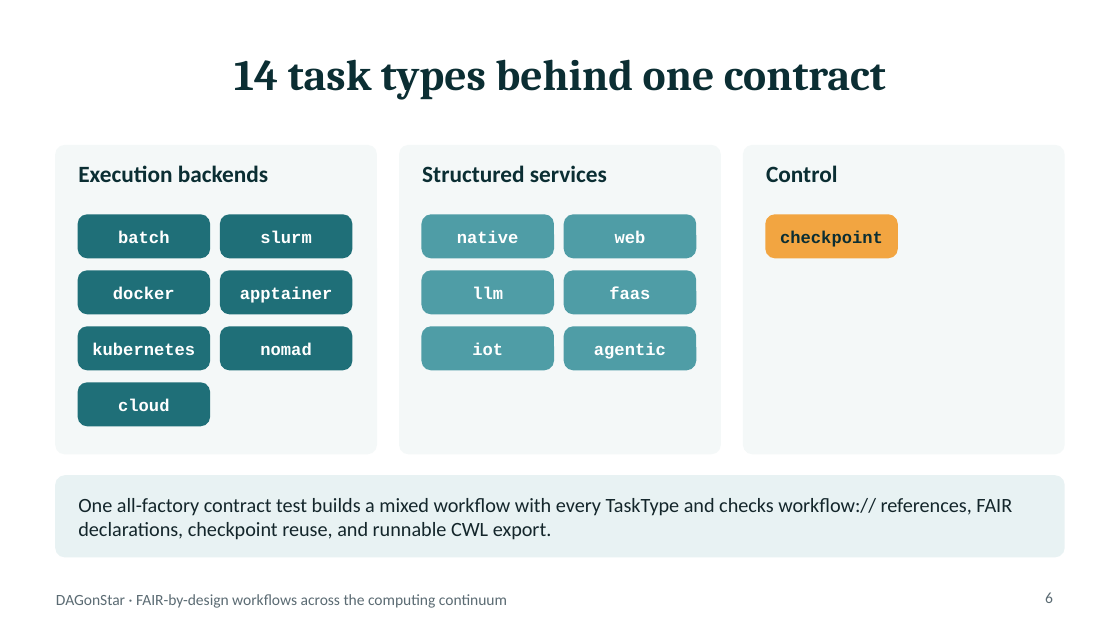
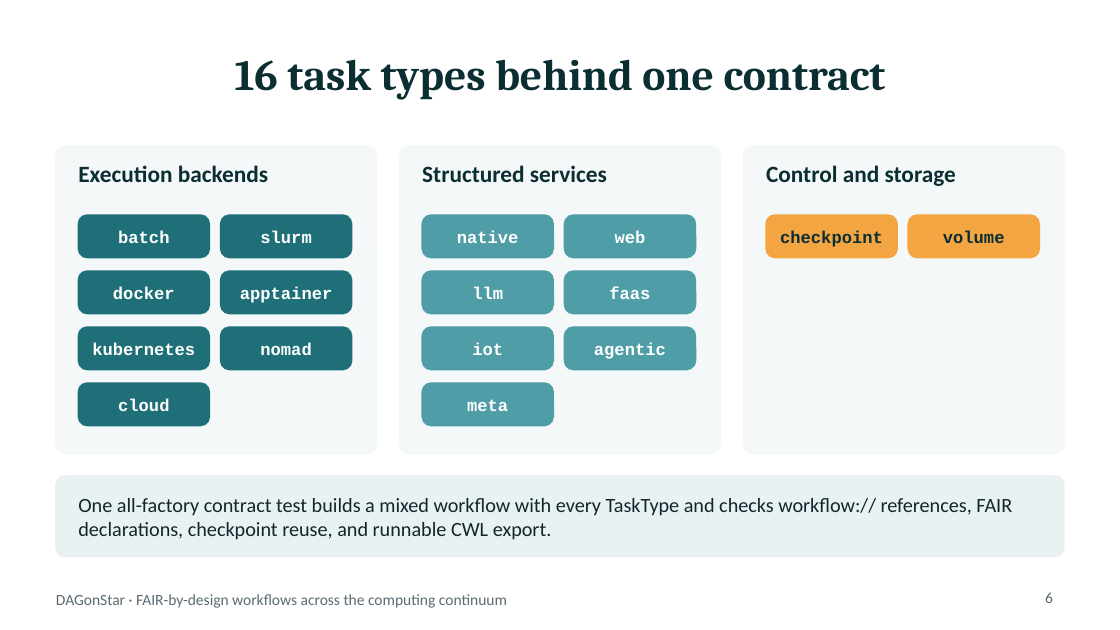
Before and after one commit to DagOnStar/dagonstar, a slide deck: slide 6 of docs/presentations/dagonstar_scientific_talk.pptx. Drawn at 1120x630 pixels with LibreOffice and Linux fonts; fonts in the diff are those of the drawing. Boxes give left, top, right and bottom in pixels: in the first picture for what was removed or moved away, otherwise in the second. Text is boxed around its words. In the diff, an @@ line names an element or a change of style, - is before the commit and + after.

```diff
--- a/docs/presentations/dagonstar_scientific_talk.pptx
+++ b/docs/presentations/dagonstar_scientific_talk.pptx
@@ title at (x1=235, y1=59, x2=886, y2=100): text changed @@
-14 task types behind one contract
+16 task types behind one contract
@@ text at (x1=766, y1=165, x2=956, y2=186): text changed @@
-Control
+Control and storage
@@ rounded rectangle added at (x1=908, y1=215, x2=1039, y2=258), fill #F2A541, outline #F2A541 1 pt @@
@@ text added at (x1=943, y1=230, x2=1005, y2=243), 11 pt, text #0B2E33, bold @@
+volume
@@ rounded rectangle added at (x1=422, y1=383, x2=553, y2=426), fill #4F9DA6, outline #4F9DA6 1 pt @@
@@ text added at (x1=467, y1=399, x2=508, y2=411), 11 pt, text #FFFFFF, bold @@
+meta
```
Also in this commit, not shown: 5 other slides changed, 6 other files.
